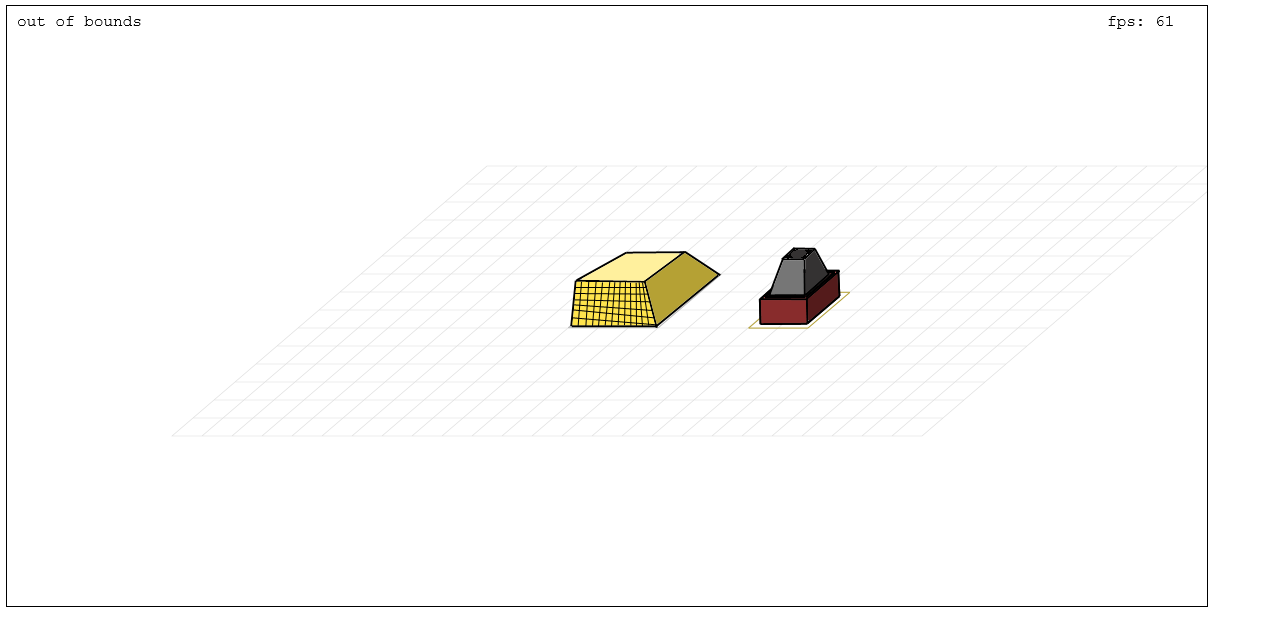
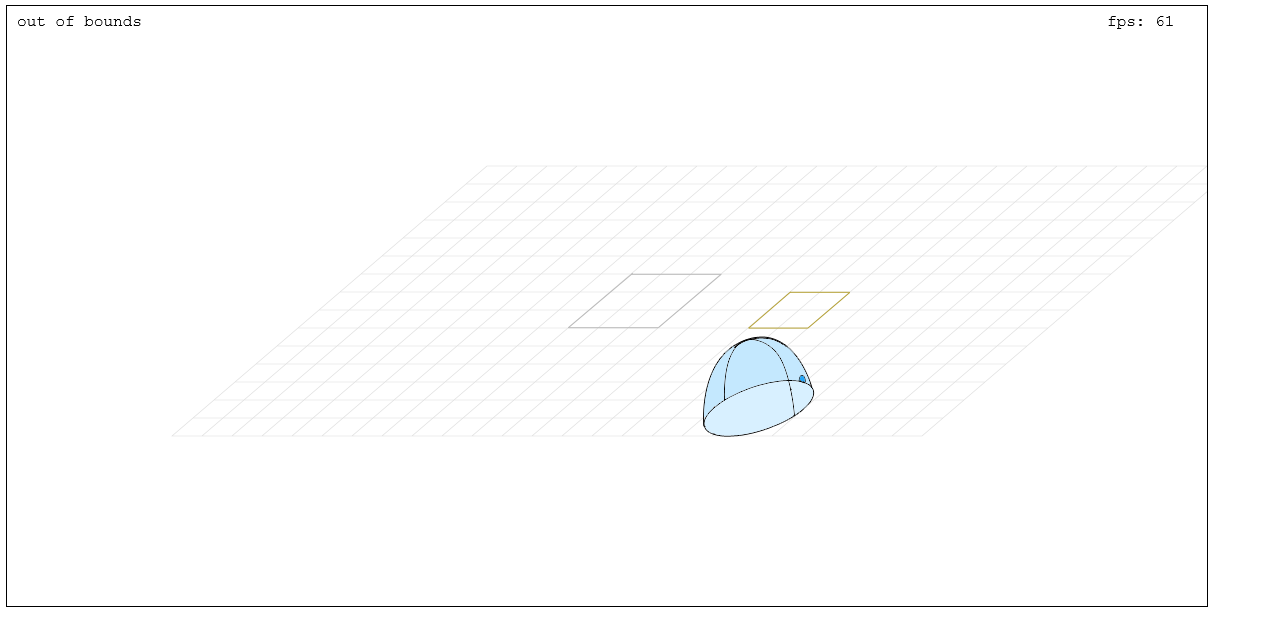
Layers edited between the first and the second w=1265, h=644 image:
added group "Shield" with 1 layers above "Harvester" over (x1=703, y1=336, x2=815, y2=437)
added layer "Shape 98" in group "Shield" over (x1=703, y1=336, x2=815, y2=437)
renamed "Bunker" to "Harvester", hid the group it (57 layers) over (x1=570, y1=251, x2=721, y2=328)
removed layer "Shape 31" from group "Bunker" over (x1=572, y1=280, x2=657, y2=327)
renamed "Shape 13" to "base", moved it into group "first" over (x1=570, y1=251, x2=721, y2=328)
hid group "Canon" (23 layers) over (x1=758, y1=247, x2=841, y2=325)
hid group "Canon out" (2 layers) over (x1=758, y1=247, x2=841, y2=325)
